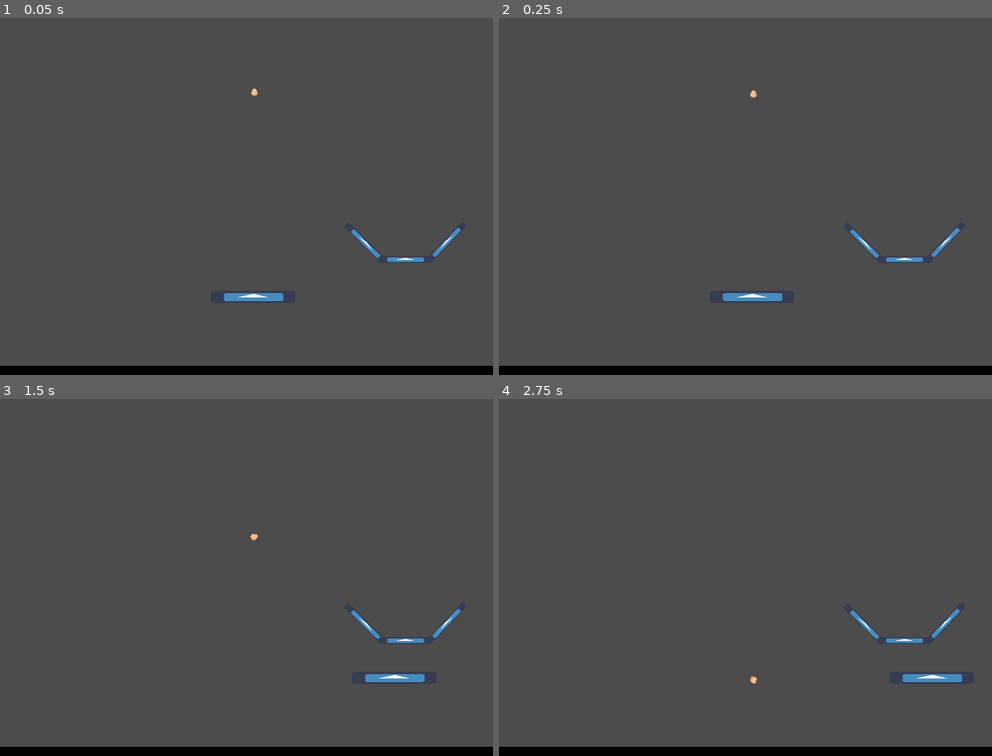
Above: before the commit, frames 1-4 (two rows, left to right).
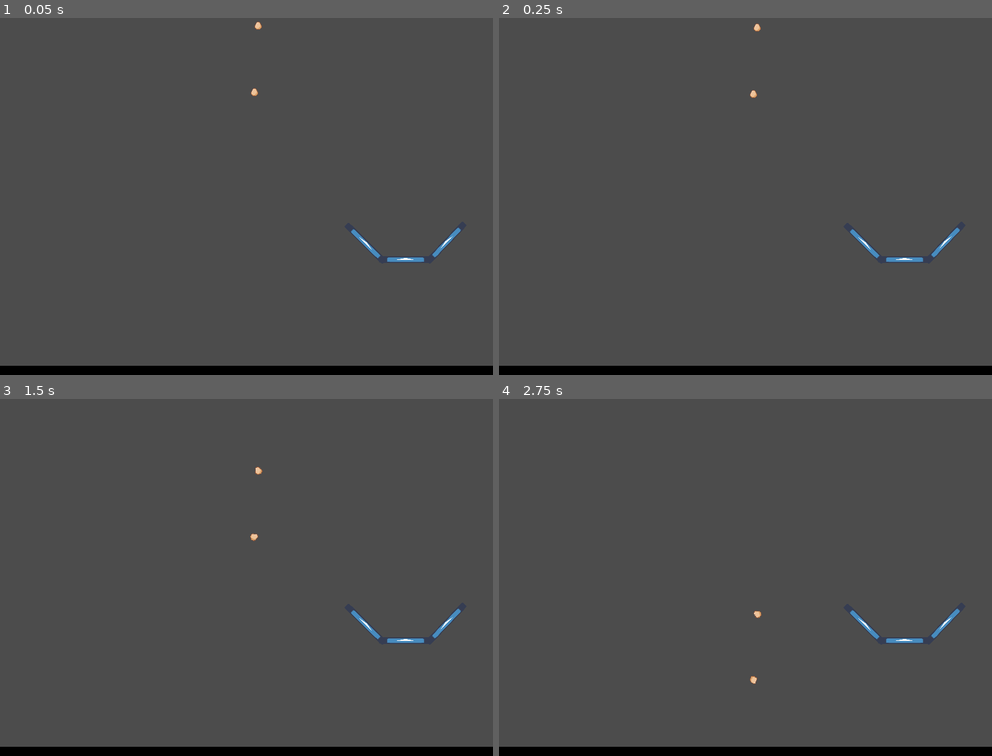
Above: after the commit, the same moments.

Repository: thatnick/fragile
Game: Godot game, scene res://scenes/ali_sandbox_v2.tscn
Same seed, same stepped clock (60 frames per second), same inputs: the game is played once before the commit and once after it. This scene is started directly instead of the project's main scene. The engine's default icon, where the game draws it, is replaced by a stand-in: a white triangle on a blue panel in a dark square.
Inputs:
- Up to frame 1 (0.05 s): no input
- Up to frame 2 (0.25 s): no input
- Up to frame 3 (1.5 s): hold Right (ui_right) 0.53-1.28 s; hold Left (ui_left) from 1.28 s (still down)
- Up to frame 4 (2.75 s): release Left (ui_left) at 2.03 s; hold Right (ui_right) from 2.03 s (still down)

The runs differ from the first frame. In frame 1, 0.3% of the frame differs, in the area x 45-58%, y 1-80%; in frame 2, 0.3%; in frame 3, 0.3%, in the area x 51-87%, y 18-80%; in frame 4, 0.3%.

Commit message:
Disable dead eggs collision shapes
Ensures live eggs cannot bounce off splatted eggs on the floor

Diff:
--- a/scenes/ali_sandbox_v2.tscn
+++ b/scenes/ali_sandbox_v2.tscn
@@ -1,8 +1,7 @@
-[gd_scene load_steps=6 format=2]
+[gd_scene load_steps=5 format=2]
 
 [ext_resource path="res://scenes/floor.tscn" type="PackedScene" id=1]
 [ext_resource path="res://scenes/egg.tscn" type="PackedScene" id=2]
-[ext_resource path="res://scenes/player.tscn" type="PackedScene" id=3]
 [ext_resource path="res://scenes/wall.tscn" type="PackedScene" id=4]
 [ext_resource path="res://scenes/nest.tscn" type="PackedScene" id=5]
 
@@ -14,9 +13,6 @@
 [node name="Floor" parent="." instance=ExtResource( 1 )]
 position = Vector2( 0, 595 )
 
-[node name="Player" parent="." instance=ExtResource( 3 )]
-position = Vector2( 410, 473 )
-
 [node name="Wall" parent="." instance=ExtResource( 4 )]
 position = Vector2( 807, 0 )
 
@@ -25,3 +21,6 @@
 
 [node name="Nest" parent="." instance=ExtResource( 5 )]
 position = Vector2( 658, 376 )
+
+[node name="Egg2" parent="." instance=ExtResource( 2 )]
+position = Vector2( 419, 32 )
--- a/scenes/egg.tscn
+++ b/scenes/egg.tscn
@@ -28,11 +28,11 @@
 contact_monitor = true
 script = ExtResource( 1 )
 
-[node name="CollisionShape2D" type="CollisionShape2D" parent="."]
+[node name="EggShapeTop" type="CollisionShape2D" parent="."]
 position = Vector2( 0, -2 )
 shape = SubResource( 3 )
 
-[node name="CollisionShape2D2" type="CollisionShape2D" parent="."]
+[node name="EggShapeBottom" type="CollisionShape2D" parent="."]
 position = Vector2( 0, 1 )
 shape = SubResource( 4 )
 
--- a/scripts/egg.gd
+++ b/scripts/egg.gd
@@ -34,6 +34,8 @@
 
 func hit_floor():
 	set_deferred("mode", MODE_STATIC)
+	$EggShapeTop.set_deferred("disabled", true)
+	$EggShapeBottom.set_deferred("disabled", true)
 	# TODO change to the splat animation
 
 func hatch():
